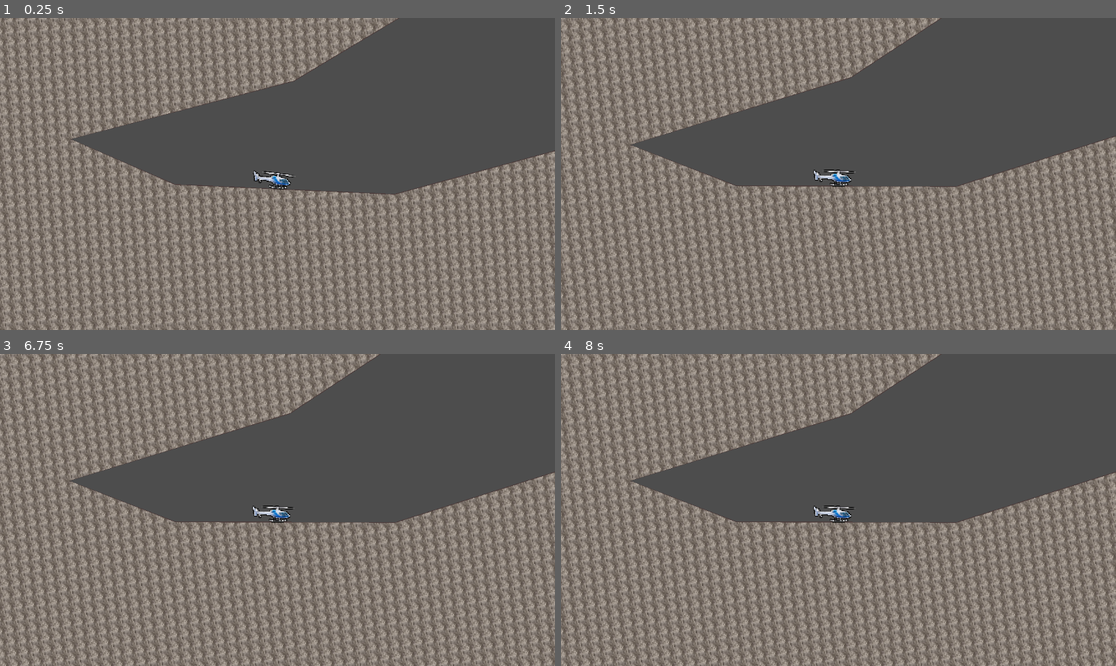
Above: before the commit, frames 1-4 (two rows, left to right).
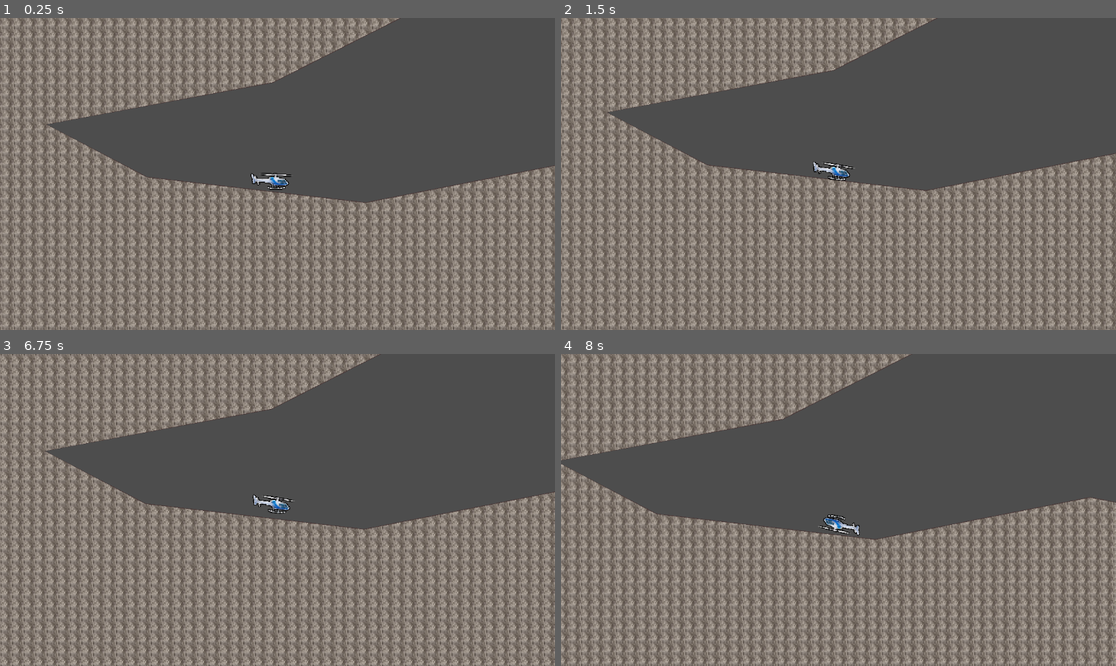
Above: after the commit, the same moments.

Repository: crispyBrownWork/fathelicopter
Game: Godot game, scene res://world_environment.tscn
Same seed, same stepped clock (60 frames per second), same inputs: the game is played once before the commit and once after it.
Inputs (mouse positions are in pixels of both pictures, inside the frame that each line leads up to):
- Up to frame 1 (0.25 s): no input
- Up to frame 2 (1.5 s): tap Enter at 0.5 s; move the mouse to (960, 158) at 0.52 s; hold Right (ui_right) 0.53-1.25 s; hold Alt 0.53-1.25 s; click (960, 158) at 0.67 s; tap Space at 0.77, 1.25 s; drag from (727, 189) to (810, 236) at 1.27 s
- Up to frame 3 (6.75 s): tap Enter at 2, 3.5 s; move the mouse to (333, 441) at 2.02 s; hold Right (ui_right) 2.03-2.75 s; hold Ctrl 2.03-2.75 s; tap Space at 2.75, 3.77, 4.25 s; drag from (249, 572) to (111, 463) at 2.77 s; move the mouse to (444, 556) at 3.52 s; hold Left (ui_left) 3.53-4.25 s; hold Alt 3.53-4.25 s; drag from (111, 463) to (194, 432) at 4.27 s; move the mouse to (305, 510) at 5.02 s; hold Left (ui_left) 5.03-5.75 s; hold Ctrl 5.03-5.75 s; click (305, 510) at 5.17 s; drag from (194, 432) to (166, 525) at 5.77 s; move the mouse to (399, 494) at 6.52 s; hold Up (ui_up) from 6.53 s (still down); hold Alt from 6.53 s (still down)
- Up to frame 4 (8 s): tap Space at 6.77 s; release Up (ui_up) at 7.25 s; release Alt at 7.25 s; drag from (727, 525) to (810, 572) at 7.27 s

The runs differ from the first frame. In frame 1, 32% of the frame differs, in the area x 0-100%, y 0-100%; in frame 2, 34%; in frame 3, 33%; in frame 4, 34%.

Commit message:
camera fixes

Diff:
--- a/RigidBody2D.gd
+++ b/RigidBody2D.gd
@@ -4,11 +4,11 @@
 @export var torque_strength: float = 3000.0  # Strength of the rotational force
 @export var return_torque: float = 250.0  # Torque strength to return to upright position
 @export var max_rotation_degrees: float = 180.0  # Maximum rotation limit
-@export var force_strength: float = 500.0 # Strength of the force applied
+@export var force_strength: float = 1500.0 # Strength of the force applied
 
 func _process(delta: float) -> void:
 	# Apply torque based on input
-	if Input.is_action_pressed("ui_left"):  # Rotate left
+	if Input.is_action_pressed("ui_left"):  # Rotwdwate left
 		apply_torque_impulse(-torque_strength * delta)
 	elif Input.is_action_pressed("ui_right"):  # Rotate right
 		apply_torque_impulse(torque_strength * delta)
--- a/world_environment.tscn
+++ b/world_environment.tscn
@@ -753,7 +753,7 @@
 polygon = PackedVector2Array(125.422, 340.091, 264.415, 412.967, 567.034, 448.314, 864.44, 390.054, 1182.22, 451.571, 1 …(753 unchanged characters)…
 
 [node name="Heli" type="RigidBody2D" parent="."]
-position = Vector2(400, 400)
+position = Vector2(438, 389)
 script = ExtResource("11_k5bjk")
 
 [node name="Sprite2D" type="Sprite2D" parent="Heli"]
@@ -765,10 +765,8 @@
 shape = SubResource("CapsuleShape2D_qbw6a")
 
 [node name="Camera2D" type="Camera2D" parent="Heli"]
-position = Vector2(-379, -220)
+position = Vector2(6.99997, 3.99997)
 scale = Vector2(9017.22, 80853.8)
-anchor_mode = 0
-ignore_rotation = false
 zoom = Vector2(1.5, 1.5)
 process_callback = 0
 position_smoothing_enabled = true
Not shown: 48 places in world_environment.tscn that only renumber resources
